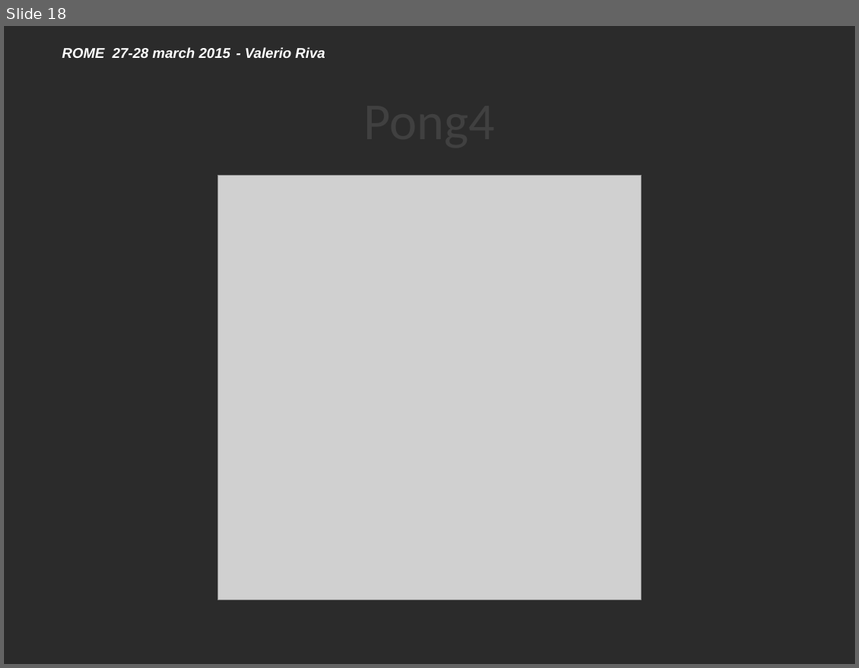
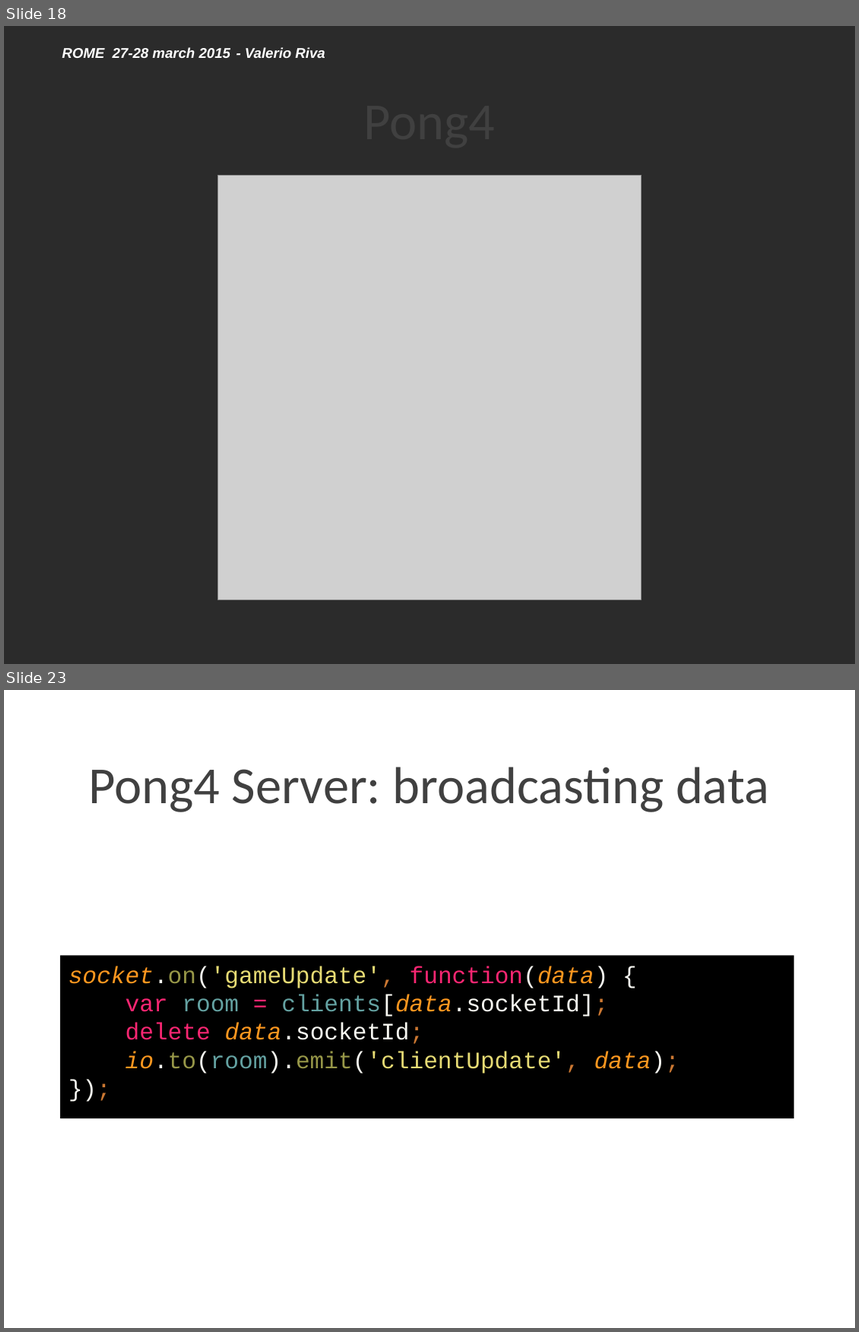
Before and after one commit to Lotti/codemotion2015, a slide deck: slides/slides.pptx. Shown one above the other, each under a label of ours: slide 18 before the commit, slides 18 and 23 after it; the slides between them are not shown. The pictures are 859x668 and 859x1332 pixels, drawn with LibreOffice and Linux fonts; fonts in the diff are those of the drawing; grey boxes stand for pictures; background and template pictures are left out; a plain dark background stands for a picture behind light text. Boxes give left, top, right and bottom in pixels: in the first picture for what was removed or moved away, otherwise in the second. Text is boxed around its words. In the diff, an @@ line names an element or a change of style, - is before the commit and + after.

```diff
--- a/slides/slides.pptx
+++ b/slides/slides.pptx
@@ slide 23 added at [4,690,855,1328], background picture (left out); not listed: 2 template elements that a slide beside it also shows @@
@@ title added at [89,767,769,812], 44 pt, text #404040 @@
+Pong4 Server: broadcasting data
@@ text added at [60,955,794,1119], fill #000000, 20 pt, text #F8F8F2 @@
+socket.on('gameUpdate', function(data) {
+var room = clients[data.socketId];
+delete data.socketId;
+io.to(room).emit('clientUpdate', data);
+});
```
Also in this commit, not shown: 4 slides changed, 6 other slides added, 1 other file.
